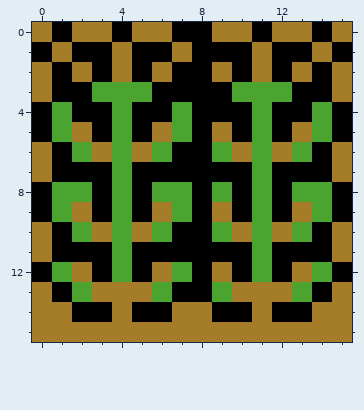
Two states of a pixel-art sprite, sprites/corn-3.png. The first picture shows the starting point.
The file is 16x16 pixels.
And afterwards:
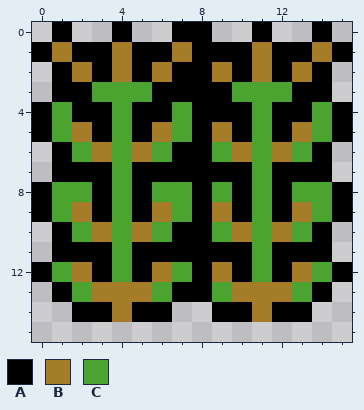
Palette (. is transparent): A #000000  B #a57d28  C #4aa42f
Diff:
y 0: x 0 B -> .; x 2..3 BB -> ..; x 5..6 BB -> ..; x 9..10 BB -> ..; x 12..13 BB -> ..; x 15 B -> .
y 2..3: x 0 B -> .; x 15 B -> .
y 6..7: x 0 B -> .; x 15 B -> .
y 10..11: x 0 B -> .; x 15 B -> .
y 13: x 0 B -> .; x 15 B -> .
y 14: x 0..1 BB -> ..; x 7..8 BB -> ..; x 14..15 BB -> ..
y 15: x 0..15 BBBBBBBBBBBBBBBB -> ................
